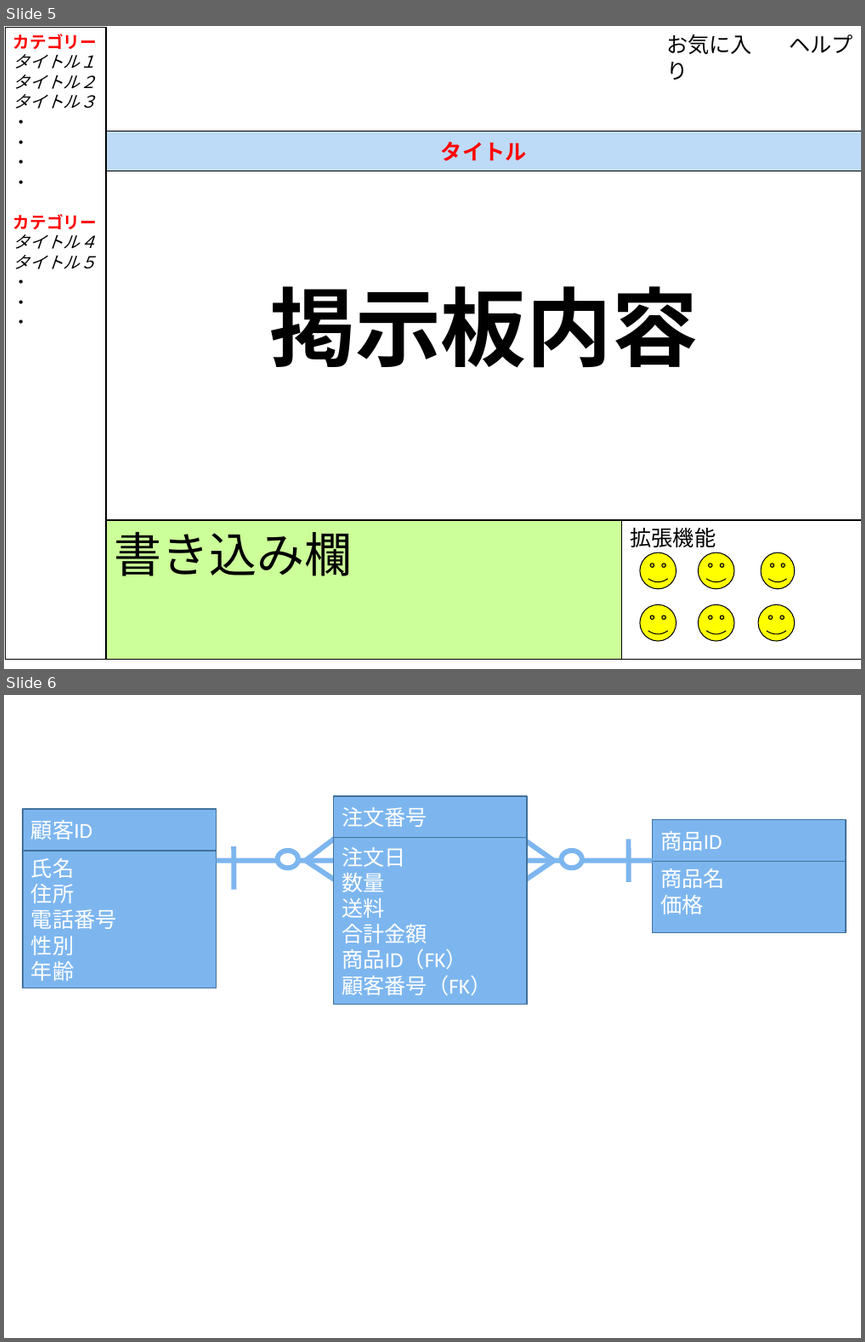
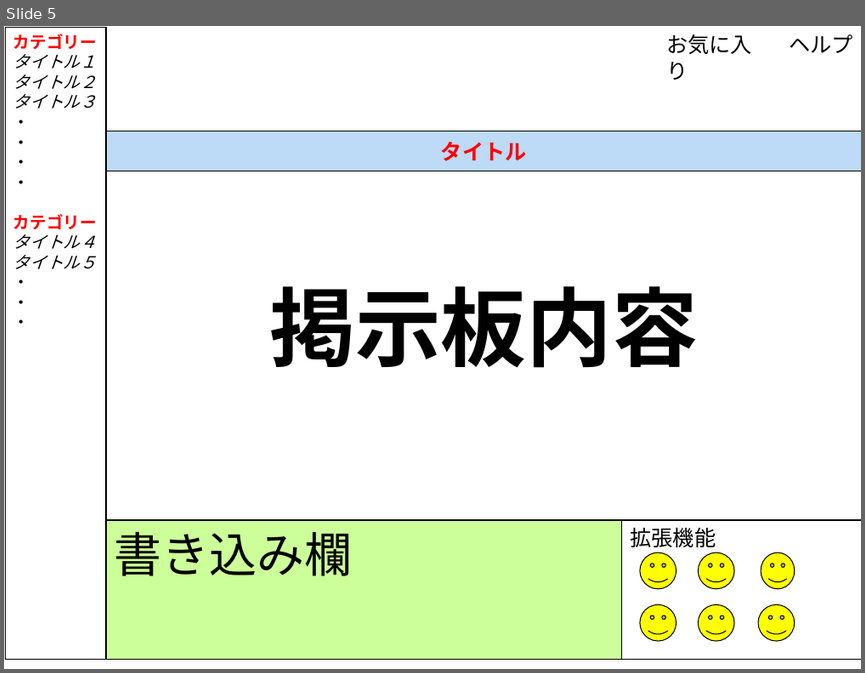
Before and after one commit to sugye/prolabo201610, a slide deck: 成果物予定表.ppt. Shown one above the other, each under a label of ours: slides 5 and 6 before the commit, slide 5 after it. The pictures are 865x1342 and 865x673 pixels, drawn with LibreOffice and Linux fonts; fonts in the diff are those of the drawing. Boxes give left, top, right and bottom in pixels: in the first picture for what was removed or moved away, otherwise in the second. Text is boxed around its words. In the diff, an @@ line names an element or a change of style, - is before the commit and + after.

```diff
--- a/成果物予定表.ppt
+++ b/成果物予定表.ppt
@@ slide 6 removed at (x1=4, y1=695, x2=861, y2=1338), background #FFFFFF @@
@@ rectangle removed at (x1=333, y1=796, x2=527, y2=837) @@
-注文番号
@@ rectangle removed at (x1=23, y1=809, x2=216, y2=850) @@
-顧客ID
@@ rectangle removed at (x1=653, y1=820, x2=846, y2=862) @@
-商品ID
@@ line removed from (234, 846) to (234, 890) @@
@@ line removed from (336, 837) to (306, 861) @@
@@ rectangle removed at (x1=333, y1=837, x2=527, y2=1004) @@
-注文日
-数量
-送料
-合計金額
-商品ID（FK）
-顧客番号（FK）
@@ line removed from (525, 840) to (553, 861) @@
@@ line removed from (629, 839) to (629, 882) @@
@@ rectangle removed at (x1=23, y1=850, x2=216, y2=987) @@
-氏名
-住所
-電話番号
-性別
-年齢
@@ line removed from (216, 861) to (336, 861) @@
@@ ellipse removed at (x1=278, y1=850, x2=298, y2=868) @@
@@ line removed from (306, 861) to (336, 880) @@
@@ line removed from (553, 861) to (525, 880) @@
@@ line removed from (526, 861) to (653, 861) @@
@@ ellipse removed at (x1=561, y1=850, x2=581, y2=868) @@
@@ rectangle removed at (x1=653, y1=862, x2=846, y2=933) @@
-商品名
-価格
```
Also in this commit, not shown: 3 slides changed, 2 slides added.
